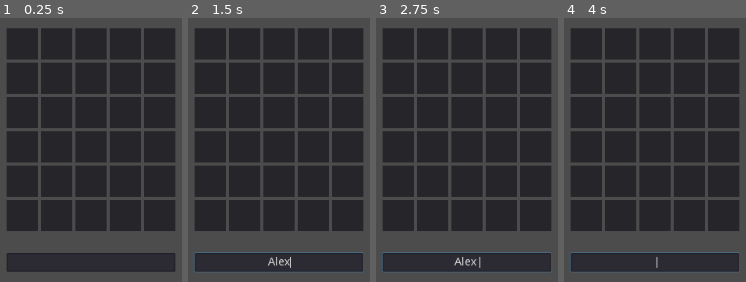
Above: before the commit, frames 1-4 (left to right).
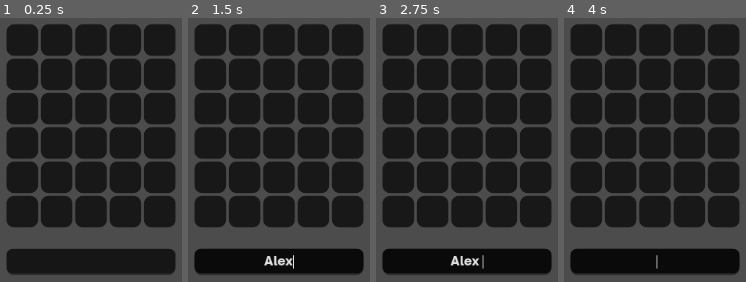
Above: after the commit, the same moments.

Repository: dlameter/GodotWordleClone
Game: Godot game, scene res://Main.tscn
Same seed, same stepped clock (60 frames per second), same inputs: the game is played once before the commit and once after it.
Inputs (mouse positions are in pixels of both pictures, inside the frame that each line leads up to):
- Up to frame 1 (0.25 s): no input
- Up to frame 2 (1.5 s): click (279, 263) at 0.52 s; type "Alex" at 0.6 s; tap Enter at 1.25 s
- Up to frame 3 (2.75 s): tap Space at 2 s
- Up to frame 4 (4 s): tap Enter at 2.75 s; tap Space at 3.5 s

The runs differ from the first frame. In frame 1, 22% of the frame differs, in the area x 3-97%, y 2-98%; in frame 2, 22%; in frame 3, 22%; in frame 4, 22%.

Commit message:
add some custom styling to the UI

Diff:
--- a/LetterPanel.gd
+++ b/LetterPanel.gd
@@ -8,6 +8,14 @@
 export(int, "empty", "correct_position", "correct_letter", "incorrect_letter") var state setget _set_state
 
 func _ready():
+	update_look()
+
+func _set_correct_position_color(color):
+	correct_position_color = color
+	update_look()
+
+func _set_correct_letter_color(color):
+	correct_letter_color = color
 	update_look()
 
 func _set_letter(new_letter: String):
@@ -33,7 +41,7 @@
 
 func set_color(color: Color):
 	var default_stylebox := get_stylebox("panel").duplicate()
-	default_stylebox.modulate_color = color
+	default_stylebox.bg_color = color
 
 	add_stylebox_override("panel", default_stylebox)
 
--- a/LetterPanel.tscn
+++ b/LetterPanel.tscn
@@ -12,8 +12,8 @@
 __meta__ = {
 "_edit_use_anchors_": false
 }
-correct_position_color = Color( 0.329412, 0.74902, 0.176471, 1 )
-correct_letter_color = Color( 0.898039, 0.854902, 0.184314, 1 )
+correct_position_color = Color( 0.215686, 0.592157, 0.0784314, 1 )
+correct_letter_color = Color( 0.329412, 0.321569, 0.0156863, 0.631373 )
 
 [node name="Label" type="Label" parent="."]
 anchor_right = 1.0
--- a/Main.gd
+++ b/Main.gd
@@ -44,7 +44,7 @@
 	var correct_letters = 0
 	for i in range(0, letters.size()):
 		var letter = guess.substr(i, 1)
-		letters[i].letter = letter
+		letters[i].letter = letter.to_upper()
 
 		if letter == solution.substr(i, 1):
 			letters[i].state = 1
--- a/Main.tscn
+++ b/Main.tscn
@@ -22,9 +22,9 @@
 
 [node name="VBoxContainer" type="VBoxContainer" parent="CenterContainer"]
 margin_left = 404.0
-margin_top = 144.0
+margin_top = 139.0
 margin_right = 620.0
-margin_bottom = 456.0
+margin_bottom = 460.0
 __meta__ = {
 "_edit_use_anchors_": false
 }
@@ -64,7 +64,7 @@
 [node name="UserInput" type="LineEdit" parent="CenterContainer/VBoxContainer"]
 margin_top = 288.0
 margin_right = 216.0
-margin_bottom = 312.0
+margin_bottom = 321.0
 align = 1
 max_length = 5
 script = ExtResource( 1 )
@@ -88,10 +88,10 @@
 }
 
 [node name="VBoxContainer" type="VBoxContainer" parent="LoseScreen/CenterContainer"]
-margin_left = 420.0
-margin_top = 272.0
-margin_right = 604.0
-margin_bottom = 327.0
+margin_left = 395.0
+margin_top = 268.0
+margin_right = 629.0
+margin_bottom = 332.0
 
 [node name="LoseScreen" type="Label" parent="LoseScreen/CenterContainer/VBoxContainer"]
 margin_right = 184.0
@@ -124,10 +124,10 @@
 }
 
 [node name="VBoxContainer" type="VBoxContainer" parent="WinScreen/CenterContainer"]
-margin_left = 423.0
-margin_top = 281.0
-margin_right = 600.0
-margin_bottom = 319.0
+margin_left = 399.0
+margin_top = 278.0
+margin_right = 625.0
+margin_bottom = 322.0
 
 [node name="WinScreen" type="Label" parent="WinScreen/CenterContainer/VBoxContainer"]
 margin_right = 177.0
--- /dev/null
+++ b/game_font.tres
@@ -0,0 +1,7 @@
+[gd_resource type="DynamicFont" load_steps=2 format=2]
+
+[sub_resource type="DynamicFontData" id=1]
+font_path = "res://CriativaSans-Black.ttf"
+
+[resource]
+font_data = SubResource( 1 )
--- /dev/null
+++ b/game_theme.tres
@@ -0,0 +1,38 @@
+[gd_resource type="Theme" load_steps=4 format=2]
+
+[ext_resource path="res://input_box_stylebox.tres" type="StyleBox" id=1]
+
+[sub_resource type="StyleBoxFlat" id=2]
+content_margin_left = 4.0
+content_margin_right = 4.0
+content_margin_top = 4.0
+content_margin_bottom = 4.0
+bg_color = Color( 0.0392157, 0.0392157, 0.0392157, 1 )
+border_width_bottom = 2
+border_color = Color( 0.172549, 0.172549, 0.172549, 1 )
+corner_radius_top_left = 8
+corner_radius_top_right = 8
+corner_radius_bottom_right = 8
+corner_radius_bottom_left = 8
+
+[sub_resource type="StyleBoxFlat" id=1]
+bg_color = Color( 0.0941176, 0.0941176, 0.0941176, 1 )
+corner_radius_top_left = 10
+corner_radius_top_right = 10
+corner_radius_bottom_right = 10
+corner_radius_bottom_left = 10
+
+[resource]
+LineEdit/colors/clear_button_color = Color( 0.88, 0.88, 0.88, 1 )
+LineEdit/colors/clear_button_color_pressed = Color( 1, 1, 1, 1 )
+LineEdit/colors/cursor_color = Color( 0.94, 0.94, 0.94, 1 )
+LineEdit/colors/font_color = Color( 0.88, 0.88, 0.88, 1 )
+LineEdit/colors/font_color_selected = Color( 0, 0, 0, 1 )
+LineEdit/colors/font_color_uneditable = Color( 0.88, 0.88, 0.88, 0.5 )
+LineEdit/colors/selection_color = Color( 0.49, 0.49, 0.49, 1 )
+LineEdit/constants/minimum_spaces = 12
+LineEdit/fonts/font = null
+LineEdit/icons/clear = null
+LineEdit/styles/focus = SubResource( 2 )
+LineEdit/styles/normal = ExtResource( 1 )
+Panel/styles/panel = SubResource( 1 )
--- /dev/null
+++ b/input_box_stylebox.tres
@@ -0,0 +1,14 @@
+[gd_resource type="StyleBoxFlat" format=2]
+
+[resource]
+content_margin_left = 8.0
+content_margin_right = 8.0
+content_margin_top = 8.0
+content_margin_bottom = 8.0
+bg_color = Color( 0.0862745, 0.0862745, 0.0862745, 1 )
+border_width_bottom = 2
+border_color = Color( 0.172549, 0.172549, 0.172549, 1 )
+corner_radius_top_left = 8
+corner_radius_top_right = 8
+corner_radius_bottom_right = 8
+corner_radius_bottom_left = 8
--- a/project.godot
+++ b/project.godot
@@ -24,6 +24,11 @@
 run/main_scene="res://Main.tscn"
 config/icon="res://icon.png"
 
+[gui]
+
+theme/custom="res://game_theme.tres"
+theme/custom_font="res://game_font.tres"
+
 [physics]
 
 common/enable_pause_aware_picking=true
Binary file added: CriativaSans-Black.ttf
